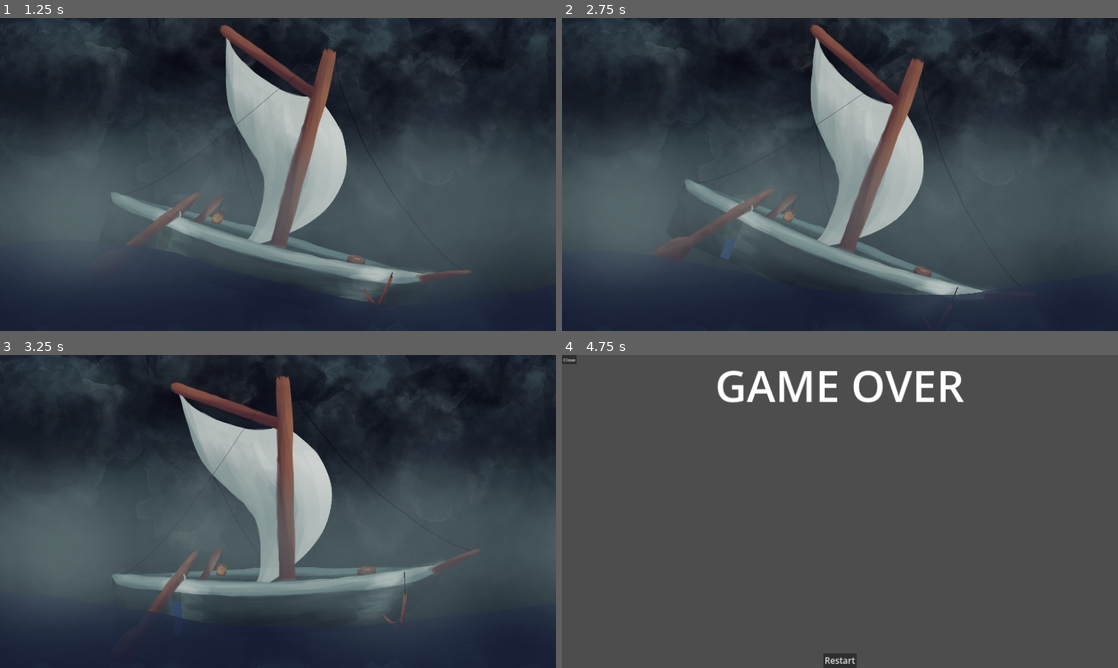
Above: before the commit, frames 1-4 (two rows, left to right).
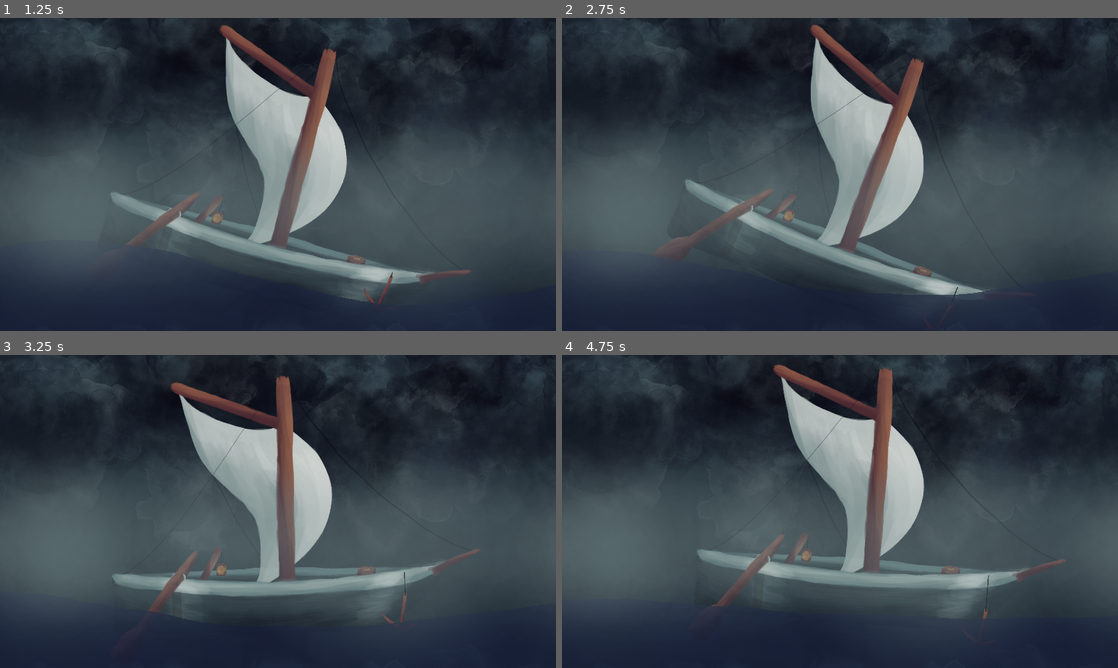
Above: after the commit, the same moments.

Repository: MarianPoirot/Skull-BonesImproved
Game: Godot game, scene res://Scenes/UI/Opening.tscn
Same seed, same stepped clock (60 frames per second), same inputs: the game is played once before the commit and once after it.
Inputs (mouse positions are in pixels of both pictures, inside the frame that each line leads up to):
- Up to frame 1 (1.25 s): click "Start" at 0.5 s
- Up to frame 2 (2.75 s): move the mouse to (962, 158) at 1.27 s; hold Left (SteerRight) 1.28-2.03 s; hold Down (Sink) 1.28-2.03 s; move the mouse to (728, 190) at 2.02 s; hold Right (SteerLeft) from 2.03 s (still down); tap E (Boost) at 2.1 s; tap Down (Sink) at 2.3 s
- Up to frame 3 (3.25 s): move the mouse to (333, 442) at 2.77 s; release Right (SteerLeft) at 2.78 s; hold Left (SteerRight) from 2.78 s (still down); hold Down (Sink) from 2.78 s (still down)
- Up to frame 4 (4.75 s): move the mouse to (812, 574) at 3.52 s; release Down (Sink) at 3.53 s; tap Mouse wheel down (scroll_down) at 3.6 s; tap Down (Sink) at 3.8 s; move the mouse to (1006, 558) at 4.27 s; release Left (SteerRight) at 4.28 s; hold Right (SteerLeft) from 4.28 s (still down); hold Down (Sink) from 4.28 s (still down); tap Mouse wheel up (scroll_up) at 4.35 s

Frame 1 is identical in both runs. In frame 2, less than 0.1% of the frame differs, in the area x 28-31%, y 70-78%; in frame 3, less than 0.1%; in frame 4, 69%, in the area x 0-100%, y 0-100%.

Commit message:
Added sink feature

Diff:
--- a/Scenes/Sea.tscn
+++ b/Scenes/Sea.tscn
@@ -3,6 +3,8 @@
 [ext_resource type="Script" path="res://Scripts/Sea.gd" id="1_820tu"]
 
 [node name="Sea" type="StaticBody2D"]
+collision_layer = 5
+collision_mask = 3
 script = ExtResource("1_820tu")
 
 [node name="DynamicWaves" type="CollisionPolygon2D" parent="."]
--- a/Scenes/Ship/Ship.tscn
+++ b/Scenes/Ship/Ship.tscn
@@ -44,7 +44,7 @@
 offset_top = 280.0
 offset_right = -312.0
 offset_bottom = 424.0
-step = 1.0
+step = 0.1
 fill_mode = 3
 show_percentage = false
 
--- a/Scripts/Ship/Ship.gd
+++ b/Scripts/Ship/Ship.gd
@@ -22,15 +22,14 @@
 
 # Called every frame. 'delta' is the elapsed time since the previous frame.
 func _process(delta):
-	print(self.rotation_degrees)
+	if self.rotation_degrees<-34 or self.rotation_degrees>34:
+		AddWater(0.2)
 	if Input.is_action_pressed("SteerLeft") and self.rotation_degrees<50:
 		angular_velocity = +maxRotationSpeed
 	elif Input.is_action_pressed("SteerRight") and self.rotation_degrees>-50:
 		angular_velocity = -maxRotationSpeed
 	else:
 		angular_velocity = 0
-	if Input.is_action_pressed("Sink"):
-		AddWater(1)
 	if Input.is_action_pressed("Boost"):
 		AddSpeed(1)
 	if not canMove:
--- a/project.godot
+++ b/project.godot
@@ -75,3 +75,9 @@
 "events": [Object(InputEventKey,"resource_local_to_scene":false,"resource_name":"","device":-1,"window_id":0,"alt_pressed":false,"shift_pressed":false,"ctrl_pressed":false,"meta_pressed":false,"pressed":false,"keycode":0,"physical_keycode":84,"key_label":0,"unicode":116,"echo":false,"script":null)
 ]
 }
+
+[layer_names]
+
+2d_physics/layer_1="All"
+2d_physics/layer_2="Sink"
+2d_physics/layer_3="Sea"
